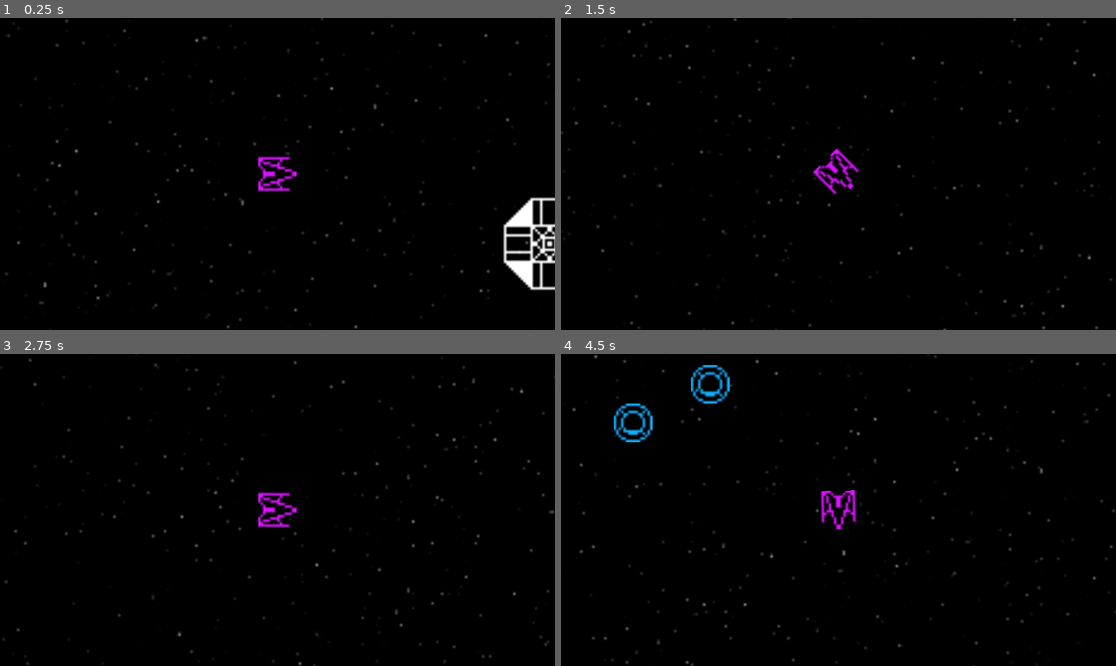
Above: before the commit, frames 1-4 (two rows, left to right).
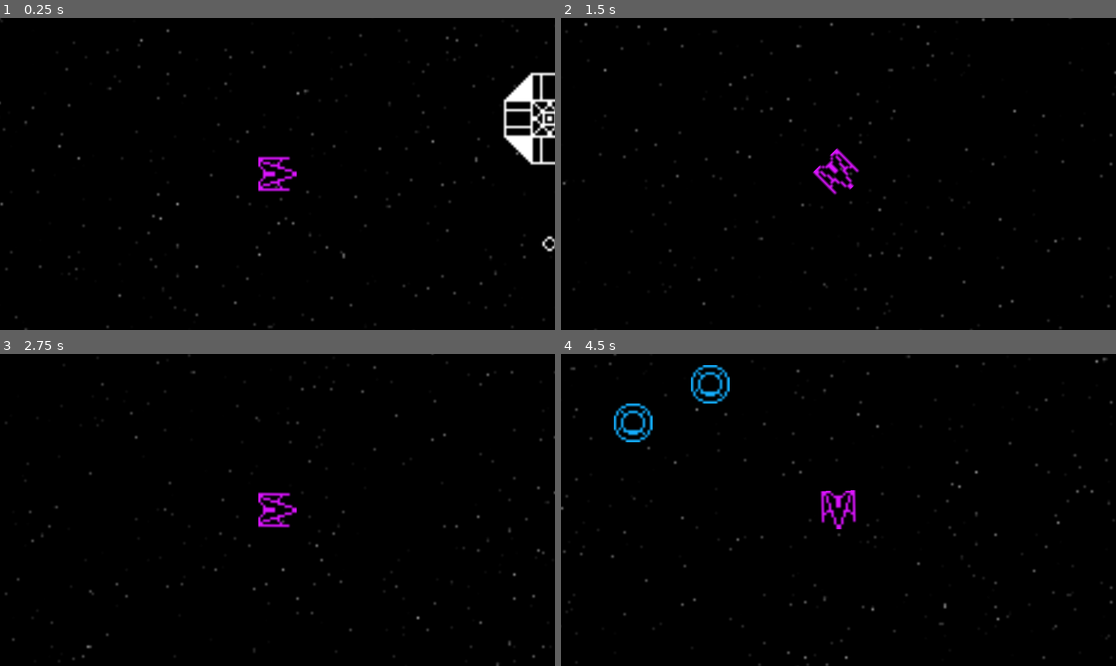
Above: after the commit, the same moments.

Repository: rufenerd/asteroits
Game: Godot game, scene res://main.tscn
Two runs of this game, one before a commit and one after it. Both use one fixed random seed, a clock stepped at 60 frames per second and the inputs below.
Inputs:
- Up to frame 1 (0.25 s): no input
- Up to frame 2 (1.5 s): hold D (left_stick_right) 0.53-1.28 s; tap Down (aim_down) at 0.6 s; hold S (left_stick_down) from 1.28 s (still down); tap Left (aim_left) at 1.35 s
- Up to frame 3 (2.75 s): release S (left_stick_down) at 2.03 s; hold D (left_stick_right) from 2.03 s (still down); tap Right (aim_right) at 2.1 s
- Up to frame 4 (4.5 s): release D (left_stick_right) at 2.78 s; hold W (left_stick_up) 2.78-3.53 s; tap Up (aim_up) at 2.85 s; hold C (build_harvester) 3.53-4.28 s; hold S (left_stick_down) from 3.53 s (still down); tap X (build_turret) at 4.35 s

The runs differ from the first frame. In frame 1, 4.1% of the frame differs, in the area x 0-100%, y 0-100%; in frame 2, 1.0%; in frame 3, 1.1%; in frame 4, 1.2%.

Commit message:
Resources that don't do anything

Diff:
--- a/main.tscn
+++ b/main.tscn
@@ -1,8 +1,9 @@
-[gd_scene load_steps=7 format=3 uid="uid://dertmpgmxst4g"]
+[gd_scene load_steps=8 format=3 uid="uid://dertmpgmxst4g"]
 
 [ext_resource type="Script" uid="uid://d0enoidadyoq0" path="res://world.gd" id="1_5vw27"]
 [ext_resource type="PackedScene" uid="uid://cltc2entjtmho" path="res://base.tscn" id="3_1bvp3"]
 [ext_resource type="PackedScene" uid="uid://b1jkjbna1ytr6" path="res://player.tscn" id="3_h2yge"]
+[ext_resource type="PackedScene" uid="uid://cm435kf80k6tb" path="res://resource.tscn" id="4_1bvp3"]
 
 [sub_resource type="Gradient" id="Gradient_0xm2m"]
 offsets = PackedFloat32Array(0.701299, 1)
@@ -33,8 +34,10 @@
 
 [node name="StarNoiseTextureRect" type="TextureRect" parent="World/StarParallaxBackground/StarsParallaxLayer"]
 modulate = Color(1, 1, 1, 0.666667)
-offset_right = 10000.0
-offset_bottom = 10000.0
+offset_left = 42.0
+offset_top = 22.0
+offset_right = 10042.0
+offset_bottom = 10022.0
 texture = SubResource("NoiseTexture2D_h2yge")
 stretch_mode = 1
 
@@ -43,4 +46,9 @@
 [node name="Bases" type="Node2D" parent="World"]
 
 [node name="Base1" parent="World/Bases" instance=ExtResource("3_1bvp3")]
+position = Vector2(513, 377)
+
+[node name="Resources" type="Node2D" parent="World"]
+
+[node name="Resource" parent="World/Resources" instance=ExtResource("4_1bvp3")]
 position = Vector2(513, 429)
--- /dev/null
+++ b/resource.tscn
@@ -0,0 +1,88 @@
+[gd_scene load_steps=13 format=3 uid="uid://cm435kf80k6tb"]
+
+[ext_resource type="Texture2D" uid="uid://cpk03ynjoumds" path="res://art/resource.png" id="1_txoar"]
+
+[sub_resource type="AtlasTexture" id="AtlasTexture_cpix3"]
+atlas = ExtResource("1_txoar")
+region = Rect2(0, 0, 16, 16)
+
+[sub_resource type="AtlasTexture" id="AtlasTexture_psx28"]
+atlas = ExtResource("1_txoar")
+region = Rect2(16, 0, 16, 16)
+
+[sub_resource type="AtlasTexture" id="AtlasTexture_udj7j"]
+atlas = ExtResource("1_txoar")
+region = Rect2(32, 0, 16, 16)
+
+[sub_resource type="AtlasTexture" id="AtlasTexture_ktr6j"]
+atlas = ExtResource("1_txoar")
+region = Rect2(48, 0, 16, 16)
+
+[sub_resource type="AtlasTexture" id="AtlasTexture_7vugo"]
+atlas = ExtResource("1_txoar")
+region = Rect2(64, 0, 16, 16)
+
+[sub_resource type="AtlasTexture" id="AtlasTexture_xl3kv"]
+atlas = ExtResource("1_txoar")
+region = Rect2(80, 0, 16, 16)
+
+[sub_resource type="AtlasTexture" id="AtlasTexture_xq8sw"]
+atlas = ExtResource("1_txoar")
+region = Rect2(96, 0, 16, 16)
+
+[sub_resource type="AtlasTexture" id="AtlasTexture_buhk1"]
+atlas = ExtResource("1_txoar")
+region = Rect2(112, 0, 16, 16)
+
+[sub_resource type="AtlasTexture" id="AtlasTexture_3q7uh"]
+atlas = ExtResource("1_txoar")
+region = Rect2(128, 0, 16, 16)
+
+[sub_resource type="AtlasTexture" id="AtlasTexture_2fhas"]
+atlas = ExtResource("1_txoar")
+region = Rect2(144, 0, 16, 16)
+
+[sub_resource type="SpriteFrames" id="SpriteFrames_xxh62"]
+animations = [{
+"frames": [{
+"duration": 1.0,
+"texture": SubResource("AtlasTexture_cpix3")
+}, {
+"duration": 1.0,
+"texture": SubResource("AtlasTexture_psx28")
+}, {
+"duration": 1.0,
+"texture": SubResource("AtlasTexture_udj7j")
+}, {
+"duration": 1.0,
+"texture": SubResource("AtlasTexture_ktr6j")
+}, {
+"duration": 1.0,
+"texture": SubResource("AtlasTexture_7vugo")
+}, {
+"duration": 1.0,
+"texture": SubResource("AtlasTexture_xl3kv")
+}, {
+"duration": 1.0,
+"texture": SubResource("AtlasTexture_xq8sw")
+}, {
+"duration": 1.0,
+"texture": SubResource("AtlasTexture_buhk1")
+}, {
+"duration": 1.0,
+"texture": SubResource("AtlasTexture_3q7uh")
+}, {
+"duration": 1.0,
+"texture": SubResource("AtlasTexture_2fhas")
+}],
+"loop": true,
+"name": &"default",
+"speed": 10.0
+}]
+
+[node name="Resource" type="Node2D"]
+
+[node name="AnimatedSprite2D" type="AnimatedSprite2D" parent="."]
+sprite_frames = SubResource("SpriteFrames_xxh62")
+autoplay = "default"
+frame_progress = 0.0647903
Binary file added: art/resource.png
Not shown, added: art/resource.png.import
